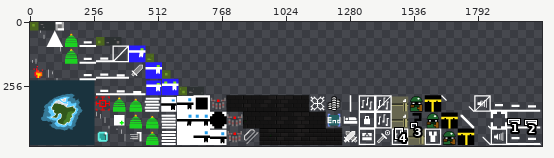
One commit to this sprite sheet: android/assets/sprite.png. Above: a wide view before the commit, with the close-up outlined.
Close-up. Before:
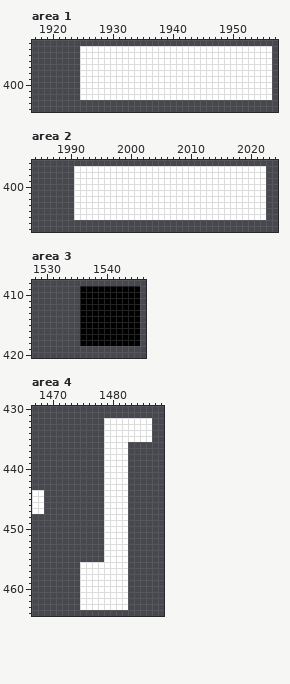
The file is 2048x512 pixels. Colours within 5 levels of each other are drawn and written as one. Shown: area 1: x 1917..1957, y 393..404; area 2: x 1984..2024, y 396..407; area 3: x 1528..1546, y 408..420; area 4: x 1467..1488, y 430..464. The wide view leaves out empty margins. The commit also changed other parts of the picture, which this record leaves out.
And afterwards:
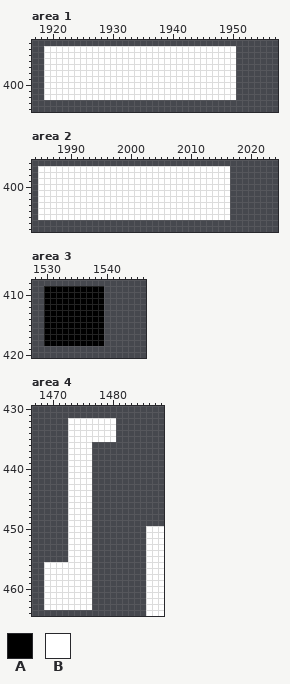
Palette (. is transparent): A #000000  B #ffffff
Diff:
Changed rows in their new state; - is an unchanged pixel.
Area 1:
first column x 1919:
394 BBBBBB--------------------------......
395 BBBBBB--------------------------......
396 BBBBBB--------------------------......
397 BBBBBB--------------------------......
398 BBBBBB--------------------------......
399 BBBBBB--------------------------......
400 BBBBBB--------------------------......
401 BBBBBB--------------------------......
402 BBBBBB--------------------------......
Area 2:
first column x 1985:
397 BBBBBB--------------------------......
398 BBBBBB--------------------------......
399 BBBBBB--------------------------......
400 BBBBBB--------------------------......
401 BBBBBB--------------------------......
402 BBBBBB--------------------------......
403 BBBBBB--------------------------......
404 BBBBBB--------------------------......
405 BBBBBB--------------------------......
Area 3:
first column x 1530:
409 AAAAAA----......
410 AAAAAA----......
411 AAAAAA----......
412 AAAAAA----......
413 AAAAAA----......
414 AAAAAA----......
415 AAAAAA----......
416 AAAAAA----......
417 AAAAAA----......
418 AAAAAA----......
Area 4:
first column x 1467:
432 ------BBBBBB--......--
433 ------BBBBBB--......--
434 ------BBBBBB--......--
435 ------BBBBBB--......--
436 ------BBBB--....------
437 ------BBBB--....------
438 ------BBBB--....------
439 ------BBBB--....------
440 ------BBBB--....------
441 ------BBBB--....------
442 ------BBBB--....------
443 ------BBBB--....------
444 ..----BBBB--....------
445 ..----BBBB--....------
446 ..----BBBB--....------
447 ..----BBBB--....------
448 ------BBBB--....------
449 ------BBBB--....------
450 ------BBBB--....---BBB
451 ------BBBB--....---BBB
452 ------BBBB--....---BBB
453 ------BBBB--....---BBB
454 ------BBBB--....---BBB
455 ------BBBB--....---BBB
456 --BBBBBB--......---BBB
457 --BBBBBB--......---BBB
458 --BBBBBB--......---BBB
459 --BBBBBB--......---BBB
460 --BBBBBB--......---BBB
461 --BBBBBB--......---BBB
462 --BBBBBB--......---BBB
463 --BBBBBB--......---BBB
464 -------------------BBB
Changed places in both close-ups, as pixel boxes (x1, y1, x2, y2):
added: (44, 46, 80, 100)
erased: (236, 46, 272, 100)
added: (38, 166, 74, 220)
erased: (230, 166, 266, 220)
added: (44, 286, 80, 346)
erased: (104, 286, 140, 346)
changed: (44, 418, 164, 616)
erased: (32, 490, 44, 514)
